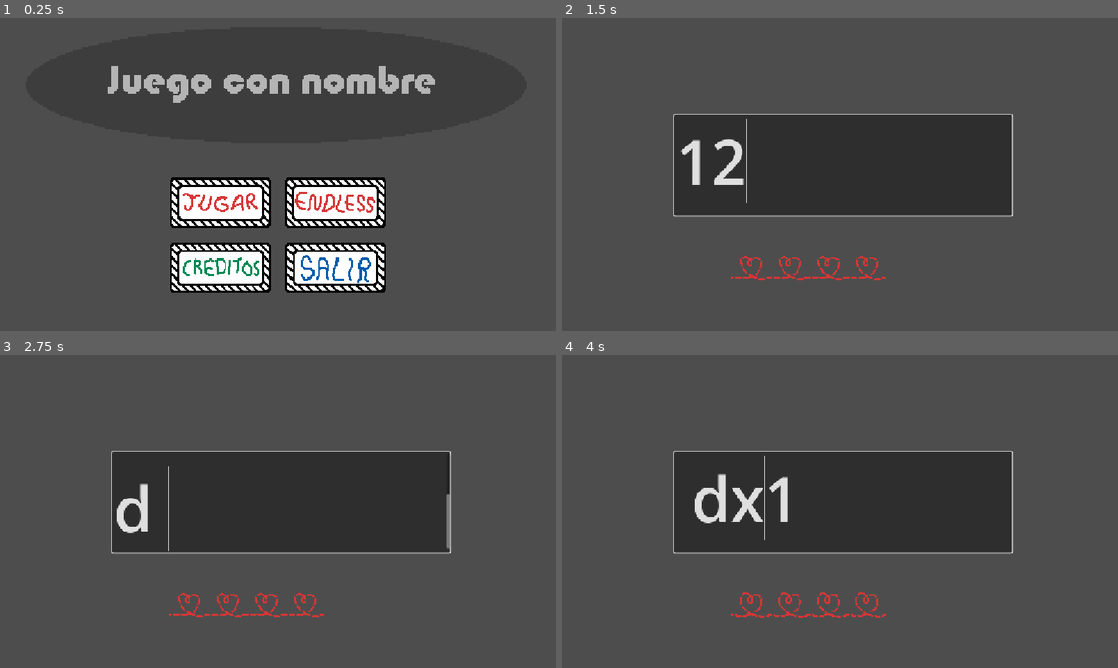
Above: before the commit, frames 1-4 (two rows, left to right).
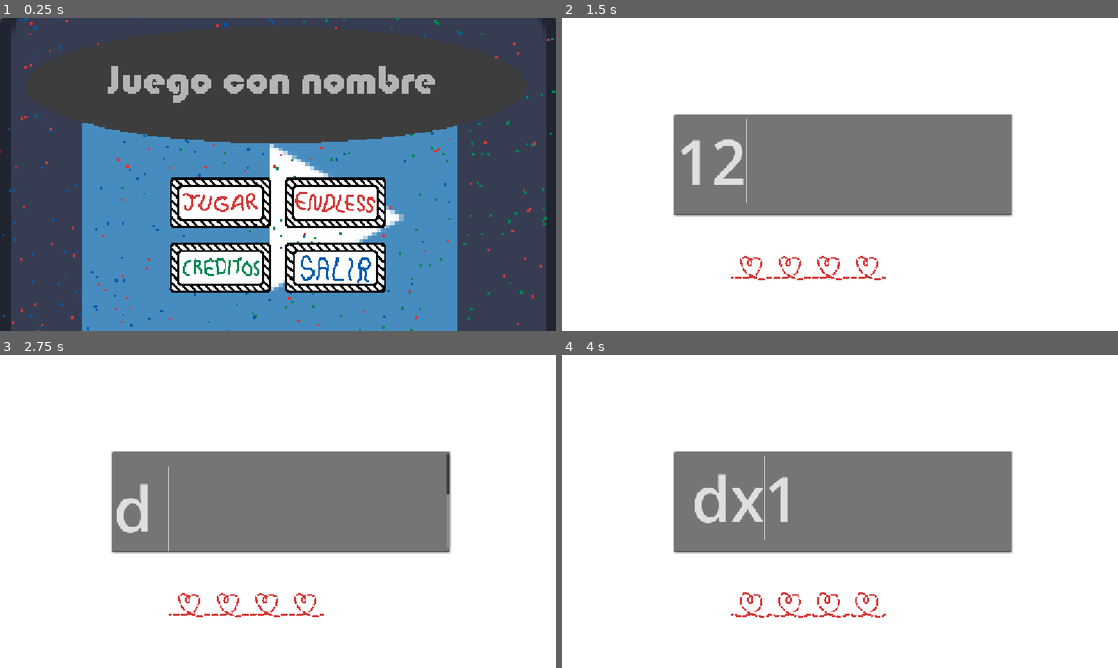
Above: after the commit, the same moments.

Repository: Triktor1/ComJamOn2026
Game: Godot game, scene res://escenas/mainMenu.tscn
Two runs of this game, one before a commit and one after it. Both use one fixed random seed, a clock stepped at 60 frames per second and the inputs below. The engine's default icon, where the game draws it, is replaced by a stand-in: a white triangle on a blue panel in a dark square.
Inputs (mouse positions are in pixels of both pictures, inside the frame that each line leads up to):
- Up to frame 1 (0.25 s): no input
- Up to frame 2 (1.5 s): click (784, 202) at 0.5 s; click (845, 165) at 1.27 s; type "12" at 1.35 s
- Up to frame 3 (2.75 s): tap Enter at 2 s; move the mouse to (400, 495) at 2.02 s; hold D (Right) from 2.03 s (still down); hold Space (Space) from 2.03 s (still down)
- Up to frame 4 (4 s): move the mouse to (728, 527) at 2.77 s; release D (Right) at 2.78 s; release Space (Space) at 2.78 s; hold S (Down) 2.78-3.53 s; tap Z at 2.85 s; tap Space (Space) at 3.5 s; move the mouse to (895, 442) at 3.52 s; hold D (Right) from 3.53 s (still down); hold X from 3.53 s (still down)

The runs differ from the first frame. In frame 1, 34% of the frame differs, in the area x 0-100%, y 0-100%; in frame 2, 99%; in frame 3, 99%; in frame 4, 98%.

Commit message:
Main Menu terminadito a falta de logo

Diff:
--- /dev/null
+++ b/Particulas y shaders/mainMenu.gdshader
@@ -0,0 +1,23 @@
+shader_type canvas_item;
+
+uniform sampler2D gradient;
+uniform vec4 circle_color : source_color = vec4(1.0,1.0,1.0,1.0);
+uniform float circle_multiplier = 10.0;
+uniform float speed = 1.0;
+uniform vec2 direction = vec2(1.0,1.0);
+uniform mat2 rotation = mat2(vec2(1.0,1.0), vec2(-1.0,1.0));
+
+void fragment() {
+	vec2 direction_norm = normalize(direction);
+	vec2 uv = UV;
+	vec2 uv_deriv = fwidthFine(uv);
+	float aspect_ratio = uv_deriv.y / uv_deriv.x;
+	uv.x *= aspect_ratio;
+	vec2 tiled_UV = rotation * (uv * circle_multiplier - direction_norm * TIME * speed);
+	vec2 local_uv = fract(tiled_UV);
+	vec2 center = vec2(0.5);
+	float dist = distance(local_uv, center);
+	float radius = texture(gradient, UV).r;
+	float circle_alpha = 1.0 - step(radius, dist);
+	COLOR = circle_color * vec4(circle_alpha);
+}
--- /dev/null
+++ b/Particulas y shaders/particulasAzul.tres
@@ -0,0 +1,13 @@
+[gd_resource type="ParticleProcessMaterial" format=3 uid="uid://ww6oht52j32"]
+
+[resource]
+particle_flag_disable_z = true
+emission_shape_scale = Vector3(1, 350, 1)
+emission_shape = 3
+emission_box_extents = Vector3(1, 1, 1)
+spread = 0.0
+initial_velocity_min = 50.0
+initial_velocity_max = 100.0
+gravity = Vector3(0, 0, 0)
+scale_min = 4.0
+scale_max = 6.0
--- /dev/null
+++ b/Particulas y shaders/particulasRoja.tres
@@ -0,0 +1,14 @@
+[gd_resource type="ParticleProcessMaterial" format=3 uid="uid://emv3sdwb1rik"]
+
+[resource]
+particle_flag_disable_z = true
+emission_shape_scale = Vector3(600, 1, 1)
+emission_shape = 3
+emission_box_extents = Vector3(1, 1, 1)
+direction = Vector3(0, 1, 0)
+spread = 0.0
+initial_velocity_min = 50.0
+initial_velocity_max = 100.0
+gravity = Vector3(0, 0, 0)
+scale_min = 4.0
+scale_max = 6.0
--- /dev/null
+++ b/Particulas y shaders/particulasVerde.tres
@@ -0,0 +1,14 @@
+[gd_resource type="ParticleProcessMaterial" format=3 uid="uid://c3oojfr7h7plv"]
+
+[resource]
+particle_flag_disable_z = true
+emission_shape_scale = Vector3(1, 340, 1)
+emission_shape = 3
+emission_box_extents = Vector3(1, 1, 1)
+direction = Vector3(-1, 0, 0)
+spread = 0.0
+initial_velocity_min = 50.0
+initial_velocity_max = 100.0
+gravity = Vector3(0, 0, 0)
+scale_min = 4.0
+scale_max = 6.0
--- a/escenas/mainMenu.tscn
+++ b/escenas/mainMenu.tscn
@@ -1,9 +1,11 @@
 [gd_scene format=3 uid="uid://hxfcwwnysmll"]
 
+[ext_resource type="Shader" uid="uid://jwwg2huy2cr1" path="res://Particulas y shaders/mainMenu.gdshader" id="1_5l8dw"]
 [ext_resource type="Script" uid="uid://b6asekge4jen4" path="res://scripts/boton_incio.gd" id="1_6uepu"]
 [ext_resource type="Texture2D" uid="uid://c4atqrod3f72r" path="res://assets/UI/TituloReal.png" id="1_81hdd"]
 [ext_resource type="PackedScene" uid="uid://c71lnth3o7asr" path="res://escenas/tests/buttonTest.tscn" id="1_wut1r"]
 [ext_resource type="Texture2D" uid="uid://dtybquer37yw5" path="res://assets/UI/ButtonJugar.png" id="2_1f6lb"]
+[ext_resource type="Texture2D" uid="uid://dgrur2vavys1n" path="res://icon.svg" id="2_c7pnh"]
 [ext_resource type="PackedScene" uid="uid://cg4co1hxxhhep" path="res://escenas/transition_scene.tscn" id="2_hvyp7"]
 [ext_resource type="Texture2D" uid="uid://cmu5ue4oam5rc" path="res://assets/UI/ButtonJugarHover.png" id="3_0a063"]
 [ext_resource type="Script" uid="uid://dk3i6o3eljb5m" path="res://scripts/boton_salir.gd" id="3_60els"]
@@ -14,10 +16,35 @@
 [ext_resource type="Script" uid="uid://6eboju2ojn52" path="res://escenas/boton_endless.gd" id="12_cyout"]
 [ext_resource type="Texture2D" uid="uid://bd8tetmqgayie" path="res://assets/UI/ButtonCreditos.png" id="13_jm1qe"]
 [ext_resource type="Texture2D" uid="uid://mmobdxlrdbmo" path="res://assets/UI/ButtonCreditosHover.png" id="14_drc3i"]
+[ext_resource type="Material" uid="uid://c3oojfr7h7plv" path="res://Particulas y shaders/particulasVerde.tres" id="15_2va1m"]
+[ext_resource type="Material" uid="uid://emv3sdwb1rik" path="res://Particulas y shaders/particulasRoja.tres" id="16_5l8dw"]
+[ext_resource type="Material" uid="uid://ww6oht52j32" path="res://Particulas y shaders/particulasAzul.tres" id="17_c7pnh"]
+
+[sub_resource type="Gradient" id="Gradient_c7pnh"]
+colors = PackedColorArray(0, 0, 1, 1, 1, 0, 0, 1)
+
+[sub_resource type="GradientTexture2D" id="GradientTexture2D_l0rh0"]
+gradient = SubResource("Gradient_c7pnh")
+
+[sub_resource type="ShaderMaterial" id="ShaderMaterial_c7pnh"]
+shader = ExtResource("1_5l8dw")
+shader_parameter/gradient = SubResource("GradientTexture2D_l0rh0")
+shader_parameter/circle_color = Color(0.8392157, 0.21176471, 0.21176471, 1)
+shader_parameter/circle_multiplier = 10.0
+shader_parameter/speed = 1.0
+shader_parameter/direction = Vector2(1, 0)
+shader_parameter/rotation = Transform2D(1, -1, 1, 1, 0, 0)
 
 [node name="MainMenu" type="Control" unique_id=1907411161]
 layout_mode = 3
 anchors_preset = 0
+
+[node name="Node2D" type="Sprite2D" parent="." unique_id=1941186521]
+material = SubResource("ShaderMaterial_c7pnh")
+position = Vector2(577.3806, 412.6019)
+rotation = 1.57149
+scale = Vector2(7.6039553, 9.244015)
+texture = ExtResource("2_c7pnh")
 
 [node name="CanvasLayer" type="CanvasLayer" parent="." unique_id=622631869]
 
@@ -101,3 +128,27 @@
 
 [node name="BotonSalir" parent="CanvasLayer/CenterContainerBotones/HBoxContainer/BotonesH2/BotonSalir" unique_id=1818324085 instance=ExtResource("1_wut1r")]
 position = Vector2(0, -28)
+
+[node name="ParticulasVerdes" type="GPUParticles2D" parent="." unique_id=1733605364]
+modulate = Color(0, 0.5294118, 0.31764707, 1)
+position = Vector2(1166, 332)
+amount = 300
+lifetime = 20.0
+preprocess = 10.0
+process_material = ExtResource("15_2va1m")
+
+[node name="ParticulasRojas" type="GPUParticles2D" parent="." unique_id=1104658247]
+modulate = Color(0.8392157, 0.21176471, 0.21176471, 1)
+position = Vector2(564, -11)
+amount = 300
+lifetime = 20.0
+preprocess = 10.0
+process_material = ExtResource("16_5l8dw")
+
+[node name="ParticulasAzules" type="GPUParticles2D" parent="." unique_id=338622200]
+modulate = Color(0, 0.35686275, 0.6745098, 1)
+position = Vector2(0, 342)
+amount = 300
+lifetime = 20.0
+preprocess = 10.0
+process_material = ExtResource("17_c7pnh")
--- a/project.godot
+++ b/project.godot
@@ -76,3 +76,4 @@
 
 textures/canvas_textures/default_texture_filter=0
 rendering_device/driver.windows="d3d12"
+environment/defaults/default_clear_color=Color(1, 1, 1, 1)
Not shown, added: Particulas y shaders/mainMenu.gdshader.uid
